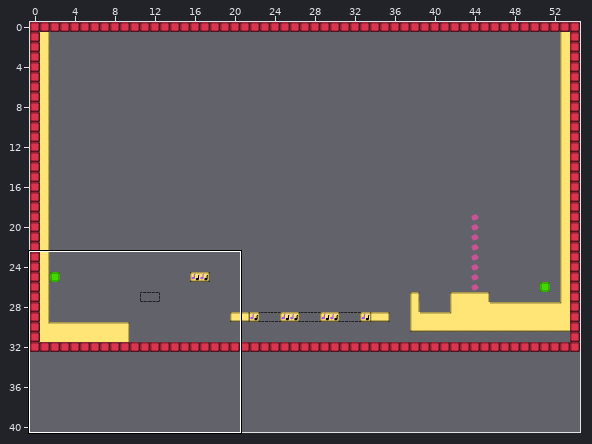
An edit to a level. Tiled map, tiled/L1_6.tmx. The first picture is a wide view before the edit; the outline marks the close-up.
Close-up. Before the edit:
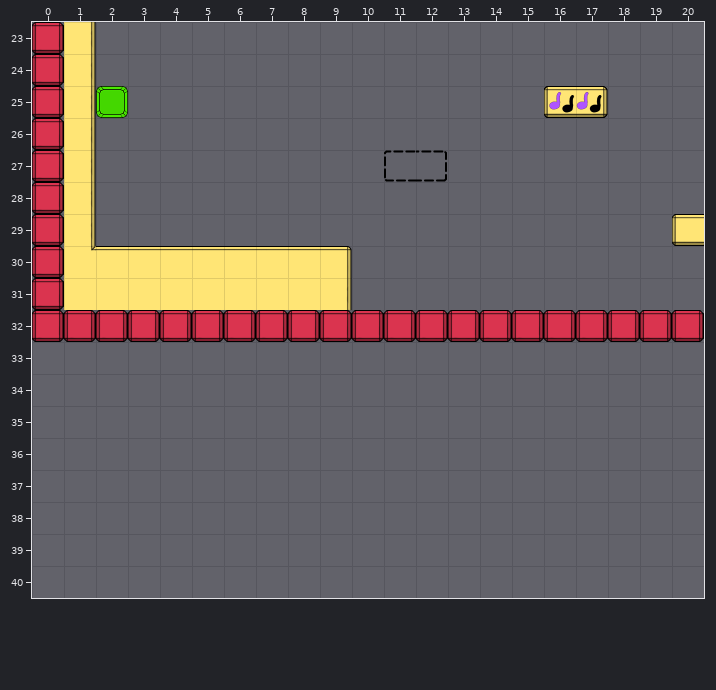
Cells are 64x64 px. Shown: x 0..20, y 23..40. The commit also changed other parts of the map, which this record leaves out. The old version is drawn lined up with the new one.
And afterwards:
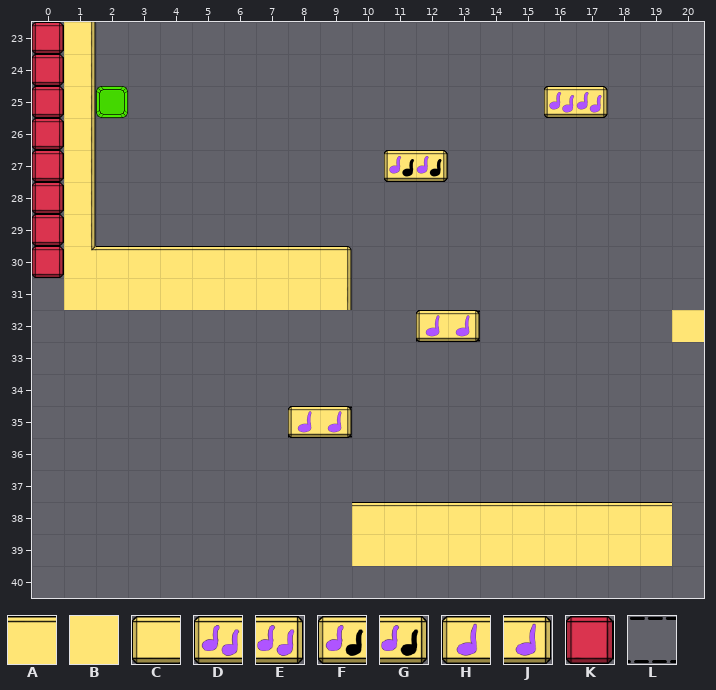
Key: from "tilesetFinal": A 12, B 22, C 61, D 105, E 107, F 115, G 117, H 135, J 137, K 153, L 156.
_ is an empty cell.
Tiles of an added or newly shown layer are drawn over the layers below it.
What changed:
{"change": "map size 55x33 -> 55x42 cells"}
{"where": "layer \"pointilles\""}
{"y":32,"x":12,"old":"__","new":"LL"}
{"y":35,"x":8,"old":"__","new":"LL"}
{"where": "layer \"deathBoxes\""}
{"y":31,"x":0,"old":"K","new":"_"}
{"y":32,"x":0,"old":"KKKKKKKKKKKKKKKKKKKKK","new":"_____________________"}
{"where": "layer \"platforms\""}
{"y":29,"x":20,"old":"C","new":"_"}
{"y":32,"x":20,"old":"_","new":"B"}
{"y":38,"x":10,"old":"__________","new":"AAAAAAAAAA"}
{"y":39,"x":10,"old":"__________","new":"BBBBBBBBBB"}
{"where": "layer \"4beats/plat41\" (now shown)"}
{"y":27,"x":11,"old":"__","new":"DE"}
{"y":32,"x":12,"old":"__","new":"HJ"}
{"y":35,"x":8,"old":"__","new":"HJ"}
{"where": "layer \"4beats/plat42\" (now shown)"}
{"y":27,"x":11,"old":"__","new":"FG"}
{"where": "layer \"4beats/plat43\" (now shown)"}
{"y":25,"x":16,"old":"__","new":"DE"}
{"y":32,"x":12,"old":"__","new":"HJ"}
{"y":35,"x":8,"old":"__","new":"HJ"}
{"where": "layer \"4beats/plat44\" (now hidden)"}
{"y":25,"x":16,"old":"FG","new":"__"}
